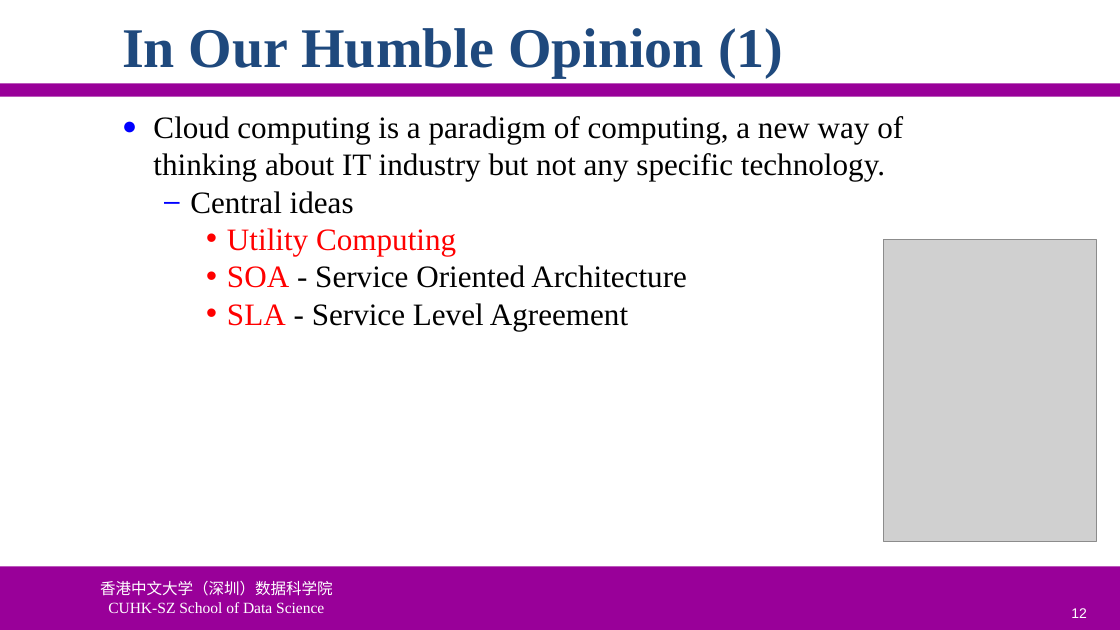
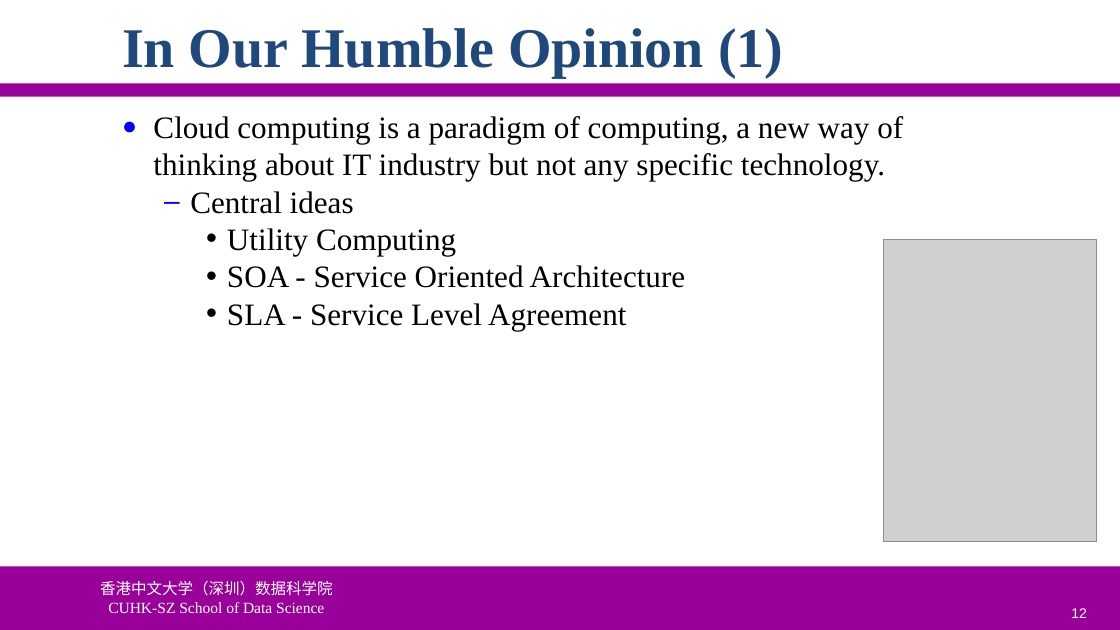
Before and after one commit to ychung1103/ychung1103.github.io, a slide deck: slide 12 of Slides/CSC6032/Advanced-OS-08-Cloud Computing.pptx. Drawn at 1120x630 pixels with LibreOffice and Linux fonts; fonts in the diff are those of the drawing; grey boxes stand for pictures; background and template pictures are left out. Boxes give left, top, right and bottom in pixels: in the first picture for what was removed or moved away, otherwise in the second. Text is boxed around its words. In the diff, an @@ line names an element or a change of style, - is before the commit and + after.

```diff
--- a/Slides/CSC6032/Advanced-OS-08-Cloud Computing.pptx
+++ b/Slides/CSC6032/Advanced-OS-08-Cloud Computing.pptx
@@ text at [227, 228, 686, 330]: text colour #FF0000 to #000000 in "Utility Computing", "SOA", "SLA" @@
```
Also in this commit, not shown: 2 other slides changed, 1 other file.
